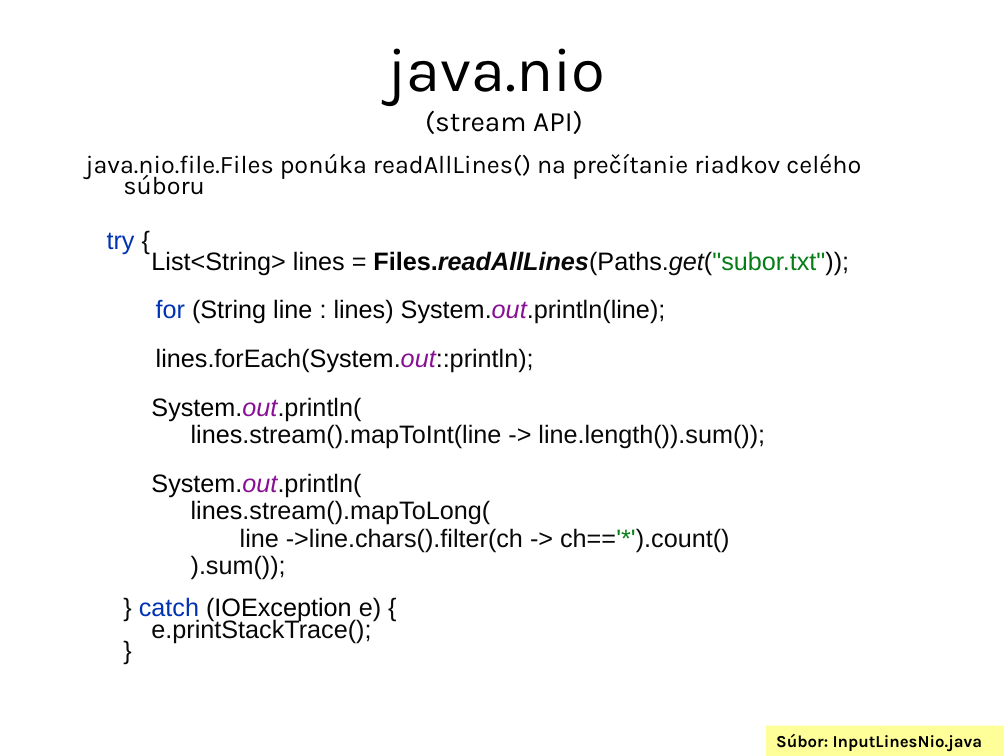
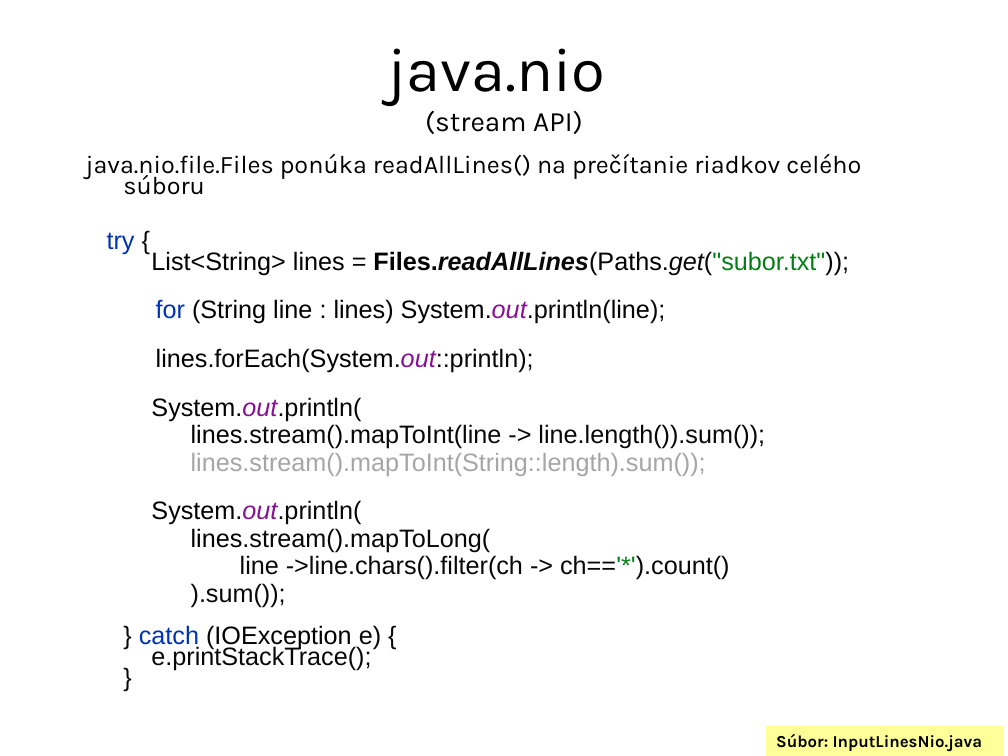
Before and after one commit to Programovanie4/Prednasky, a slide deck: slide 23 of 08/08_java.ppt (slide 22 before the commit). Drawn at 1008x756 pixels with LibreOffice and Linux fonts; fonts in the diff are those of the drawing. Boxes give left, top, right and bottom in pixels: in the first picture for what was removed or moved away, otherwise in the second. Text is boxed around its words. In the diff, an @@ line names an element or a change of style, - is before the commit and + after.

```diff
--- a/08/08_java.ppt
+++ b/08/08_java.ppt
@@ text at [191, 453, 706, 476]: paragraph added @@
+lines.stream().mapToInt(String::length).sum());
```
Also in this commit, not shown: 3 other slides changed, 3 slides added, 5 other files.
